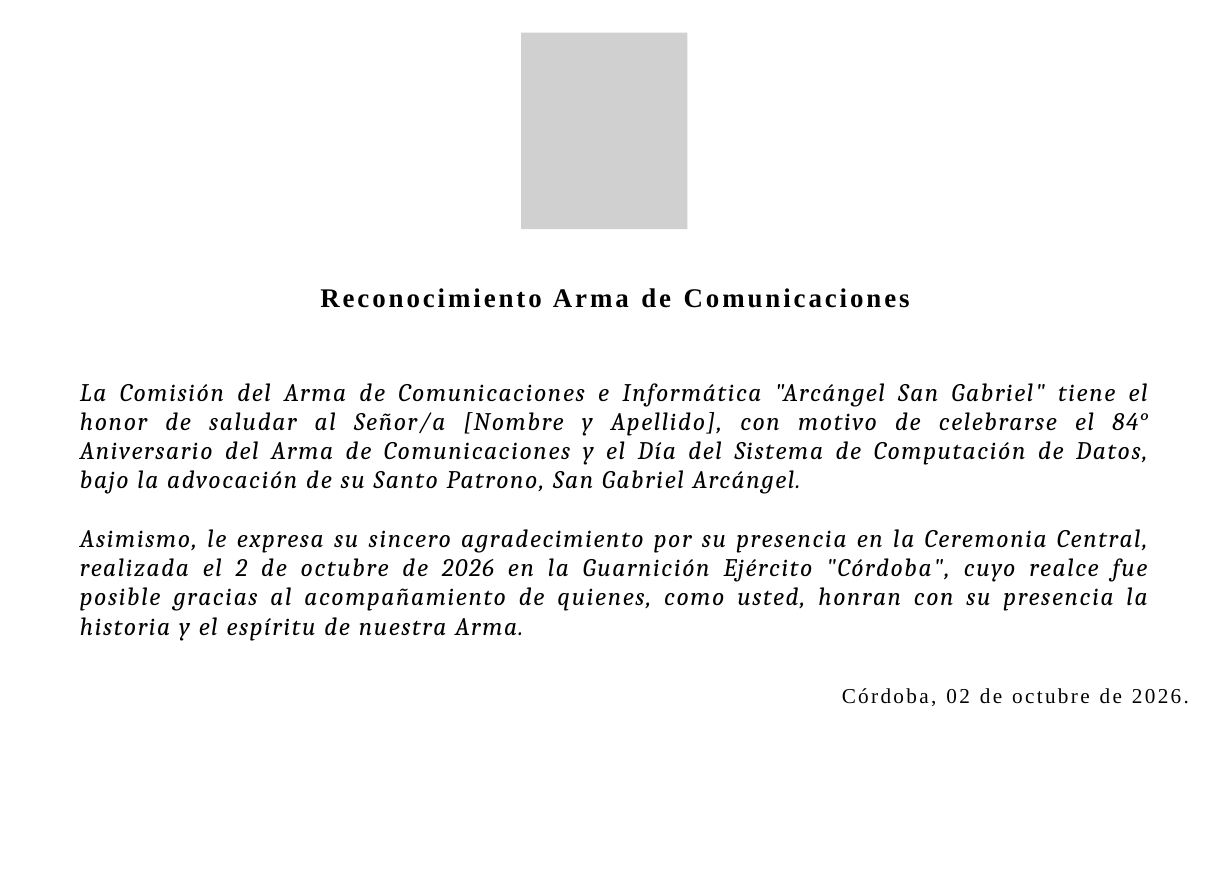
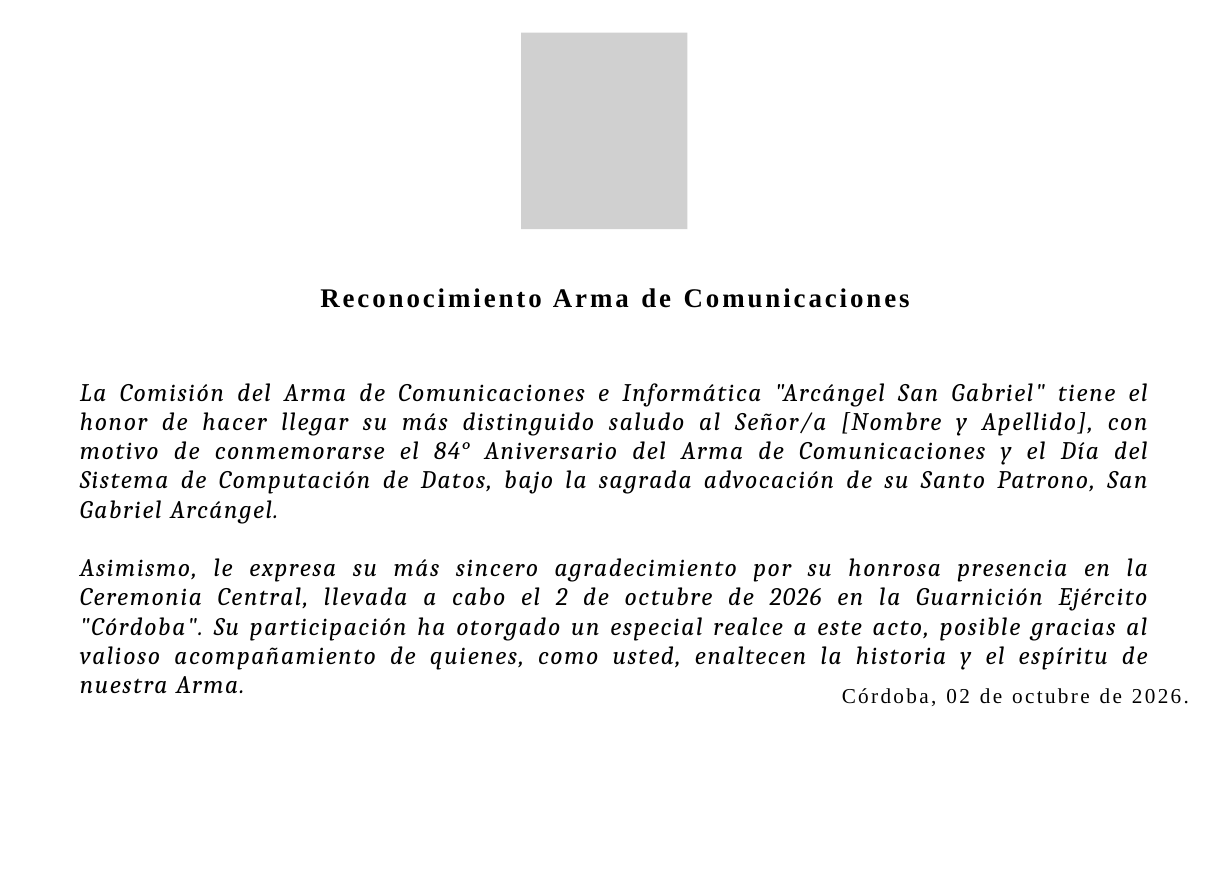
Before and after one commit to santigorbe/dia_arma_comu, a slide deck: slide 1 of diploma/plantilla_diploma.pptx. Drawn at 1232x871 pixels with LibreOffice and Linux fonts; fonts in the diff are those of the drawing; grey boxes stand for pictures. Boxes give left, top, right and bottom in pixels: in the first picture for what was removed or moved away, otherwise in the second. Text is boxed around its words. In the diff, an @@ line names an element or a change of style, - is before the commit and + after.

```diff
--- a/diploma/plantilla_diploma.pptx
+++ b/diploma/plantilla_diploma.pptx
@@ text at <box>80,383,1148,670</box>: text changed @@
-La Comisión del Arma de Comunicaciones e Informática "Arcángel San Gabriel" tiene el honor de saludar al Señor/a [Nombre y Apellido], con motivo de celebrarse el 84° Aniversario del Arma de Comunicaciones y el Día del Sistema de Computación de Datos, bajo la advocación de su Santo Patrono, San Gabriel Arcángel.
-Asimismo, le expresa su sincero agradecimiento por su presencia en la Ceremonia Central, realizada el 2 de octubre de 2026 en la Guarnición Ejército "Córdoba", cuyo realce fue posible gracias al acompañamiento de quienes, como usted, honran con su presencia la historia y el espíritu de nuestra Arma.
+La Comisión del Arma de Comunicaciones e Informática "Arcángel San Gabriel" tiene el honor de hacer llegar su más distinguido saludo al Señor/a [Nombre y Apellido], con motivo de conmemorarse el 84° Aniversario del Arma de Comunicaciones y el Día del Sistema de Computación de Datos, bajo la sagrada advocación de su Santo Patrono, San Gabriel Arcángel.
+Asimismo, le expresa su más sincero agradecimiento por su honrosa presencia en la Ceremonia Central, llevada a cabo el 2 de octubre de 2026 en la Guarnición Ejército "Córdoba". Su participación ha otorgado un especial realce a este acto, posible gracias al valioso acompañamiento de quienes, como usted, enaltecen la historia y el espíritu de nuestra Arma.
```
